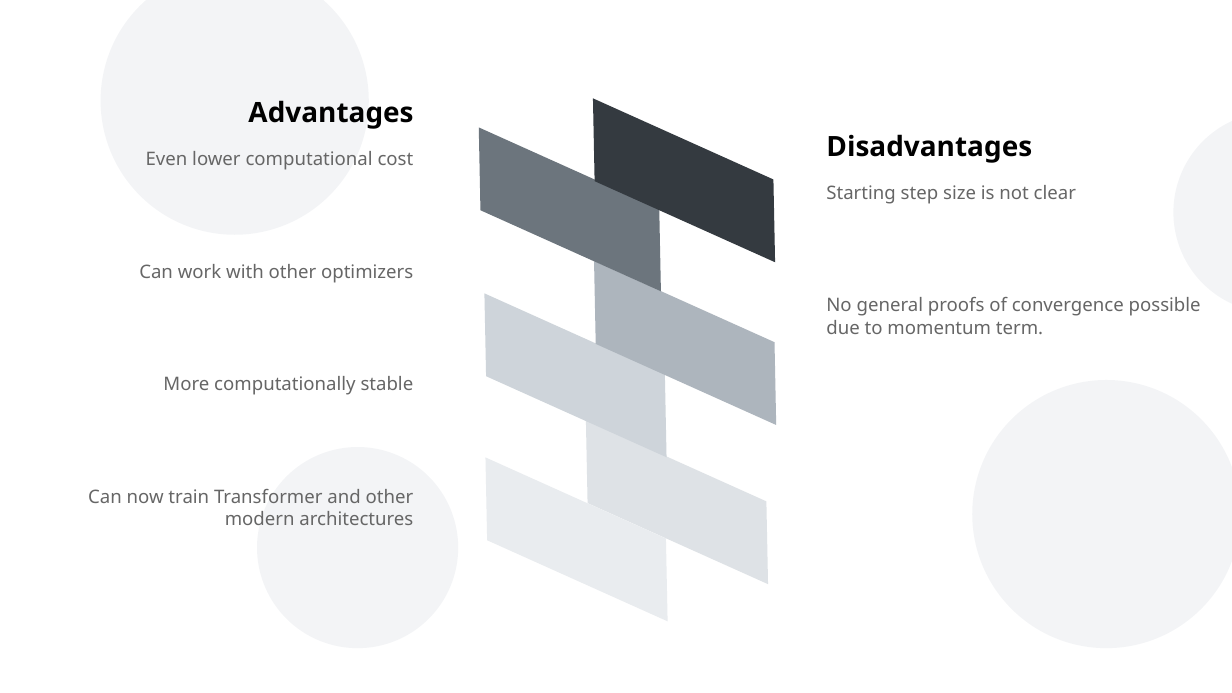
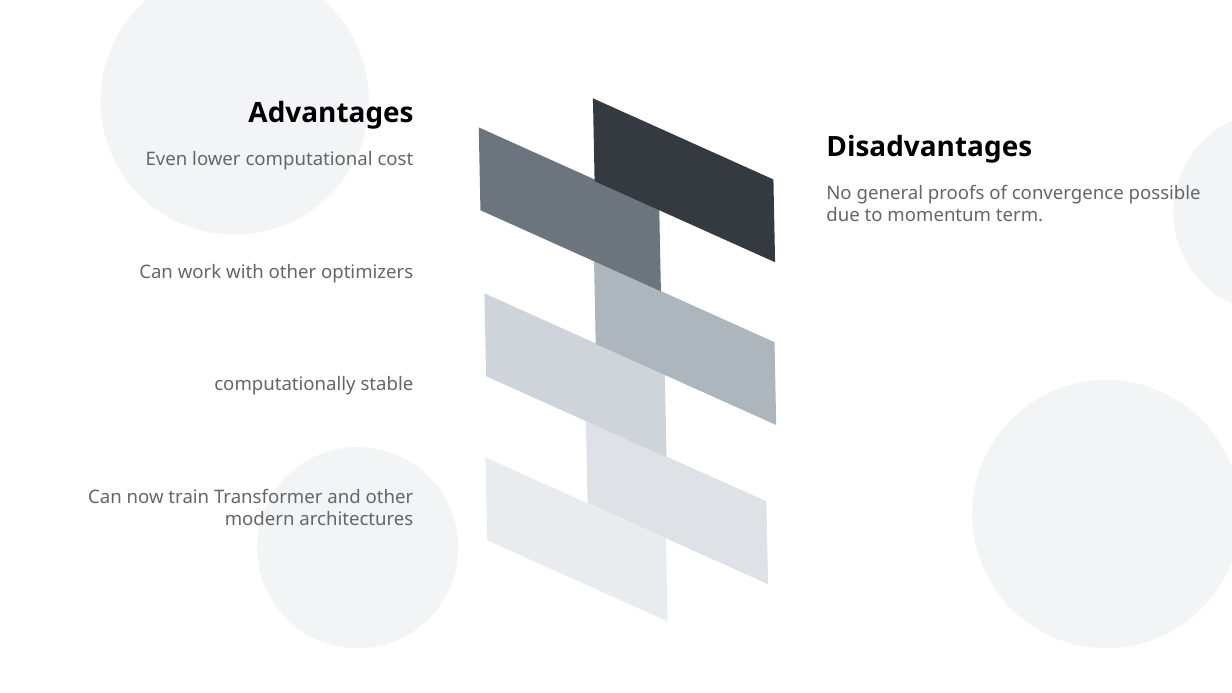
Before and after one commit to TheMody/No-learning-rates-needed-Introducing-SALSA-Stable-Armijo-Line-Search-Adaptation, a slide deck: slide 11 of Presentation/Slides.odp (slide 10 before the commit). Drawn at 1232x693 pixels with LibreOffice and Linux fonts; fonts in the diff are those of the drawing. Boxes give left, top, right and bottom in pixels: in the first picture for what was removed or moved away, otherwise in the second. Text is boxed around its words. In the diff, an @@ line names an element or a change of style, - is before the commit and + after.

```diff
--- a/Presentation/Slides.odp
+++ b/Presentation/Slides.odp
@@ text at (x1=826, y1=185, x2=1076, y2=204): paragraph removed @@
-Starting step size is not clear
@@ text at (x1=214, y1=376, x2=414, y2=395): text changed @@
-More computationally stable
+computationally stable
```
Also in this commit, not shown: 4 other slides changed, 1 slide added, 3 other files.
